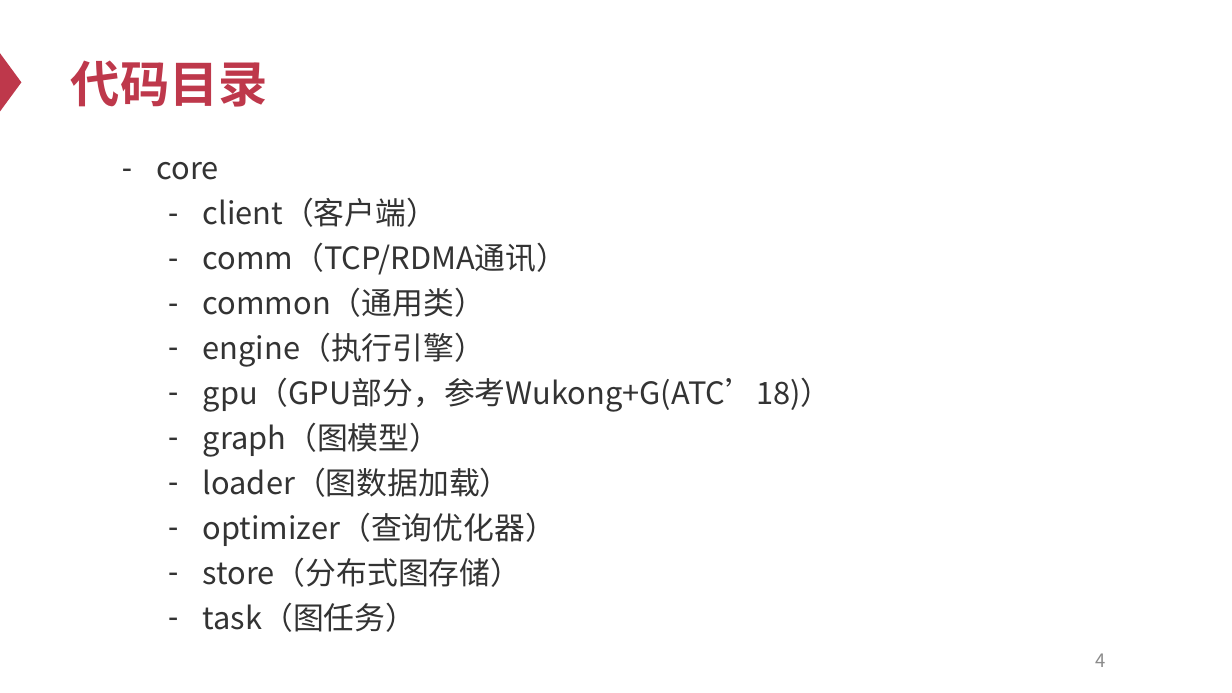
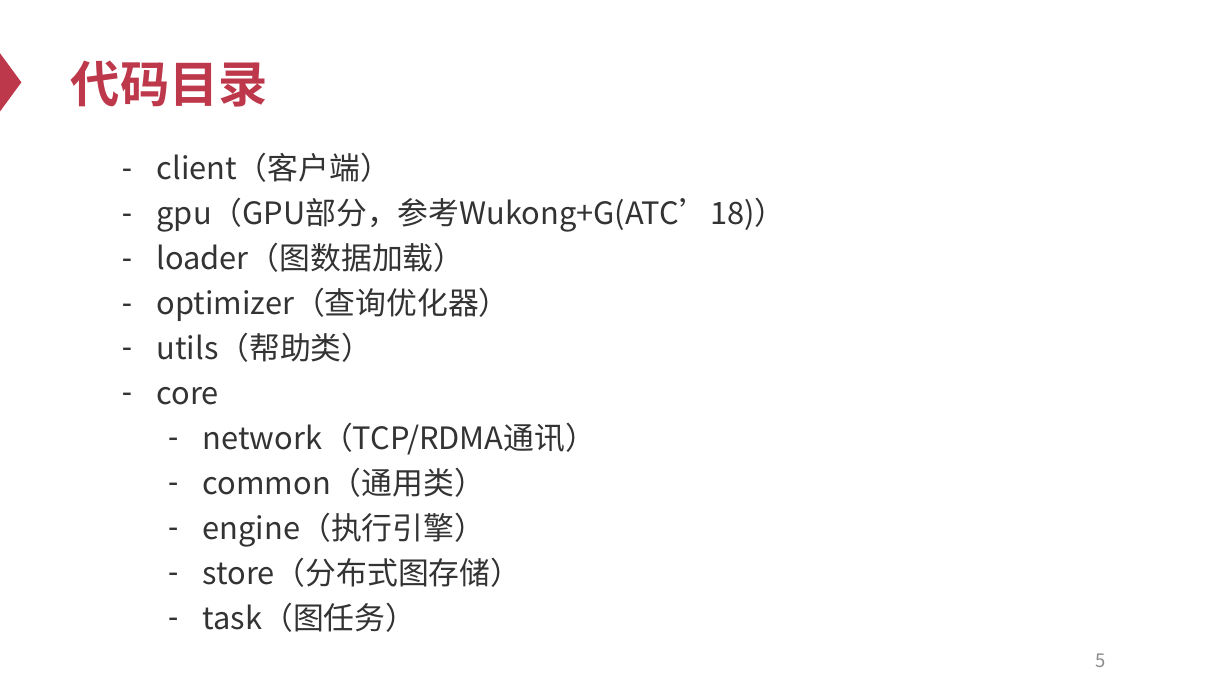
Before and after one commit to SJTU-IPADS/wukong, a slide deck: slide 5 of docs/wukong介绍.pptx (slide 4 before the commit). Drawn at 1232x693 pixels with LibreOffice and Linux fonts; fonts in the diff are those of the drawing. Boxes give left, top, right and bottom in pixels: in the first picture for what was removed or moved away, otherwise in the second. Text is boxed around its words. In the diff, an @@ line names an element or a change of style, - is before the commit and + after.

```diff
--- a/docs/wukong介绍.pptx
+++ b/docs/wukong介绍.pptx
@@ text at (157, 153, 786, 362): paragraphs added @@
+– client（客户端）
+– gpu（GPU部分，参考Wukong+G(ATC’18)）
+– loader（图数据加载）
+– optimizer（查询优化器）
+– utils（帮助类）
@@ text at (203, 378, 832, 546): paragraphs removed @@
-  – gpu（GPU部分，参考Wukong+G(ATC’18)）
-  – graph（图模型）
-  – loader（图数据加载）
-  – optimizer（查询优化器）
@@ text at (203, 423, 596, 455): text changed @@
-  – client（客户端）
-  – comm（TCP/RDMA通讯）
+  – network（TCP/RDMA通讯）
@@ page number at (1095, 653, 1105, 667): text changed @@
-4
+5
```
Also in this commit, not shown: 2 other slides changed, 4 slides added, 1 other file.
